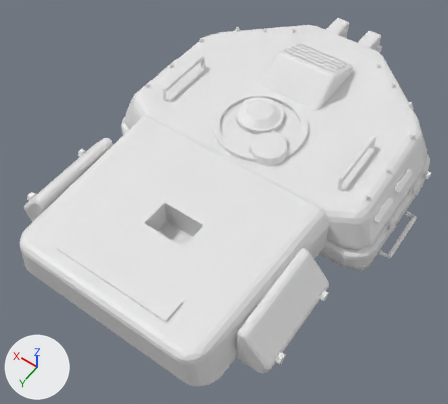
The OBJ model Assets/Resources/Models/Thunder_M0/turret.obj, before and after one commit.
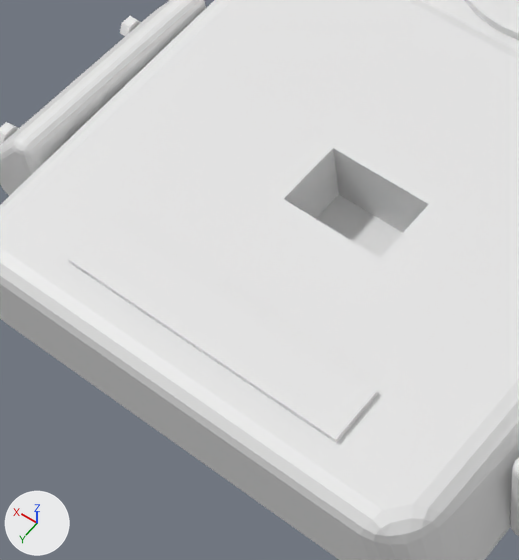
There are two pictures of each version: one whole from a camera (50 mm lens) standing at (-0.843, 1.592, 1.992) and looking at (0.008, 0.401, 0.121), one close up on the part from 6% to 54% of the width and 35% to 92% of the height. Arrows for +X, +Y and +Z are at lower left; the lights stay in place. The first two pictures are the older version. Where no turn or scale is listed for an object, it has been applied to the vertices.

The scene before the commit, as lines of its bpy script (objects in view):
```python
me_turret = bpy.data.meshes.new('turret')
me_turret.from_pydata(...)  # 7226 vertices, 14192 faces; spans x -0.62..0.62, y -0.61..1.08, z 0.0..0.44
ob_turret = bpy.data.objects.new('turret', me_turret)
ob_turret.location = (0.0, 0.0, 0.0)
```
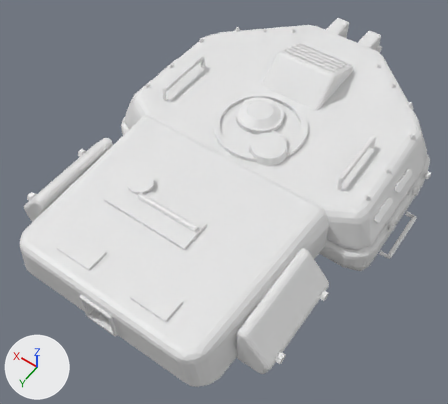
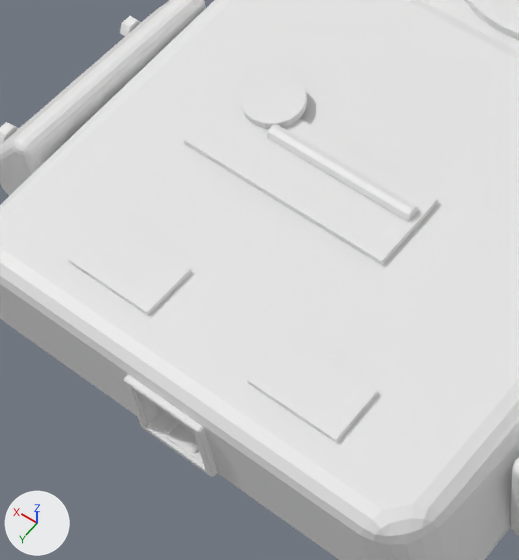
Boxes (x1, y1, x2, y2) around the edits, measured in the close-ups (519 x 560 px):
```json
{"part": 1, "of": "me_turret", "change": "added", "after": [241, 74, 307, 129]}
{"part": 2, "of": "me_turret", "change": "added", "after": [184, 85, 438, 265]}
{"part": 3, "of": "me_turret", "change": "added", "after": [267, 124, 418, 221]}
{"part": 4, "of": "me_turret", "change": "added", "after": [124, 375, 217, 477]}
{"part": 5, "of": "me_turret", "change": "added", "after": [191, 443, 199, 453]}
{"part": 6, "of": "me_turret", "change": "added", "after": [165, 419, 180, 434]}
{"part": 7, "of": "me_turret", "change": "added", "after": [135, 391, 204, 464]}
{"part": 8, "of": "me_turret", "change": "cut back", "before": [0, 236, 374, 491], "after": [0, 236, 374, 491]}
{"part": 9, "of": "me_turret", "change": "built on", "before": [284, 148, 429, 258]}
```

The change, as JSON lines over the scene's bpy script:
```json
{"block": "me_turret", "where": "# used by ob_turret; location = (0.0, 0.0, 0.0)"}
{"op": "remove", "block": "me_turret", "code": "me_turret.from_pydata(...)  # 7226 vertices, 14192 faces; spans x -0.62..0.62, y -0.61..1.08, z 0.0..0.44"}
{"op": "add", "block": "me_turret", "code": "me_turret.from_pydata(...)  # 7593 vertices, 14862 faces; spans x -0.62..0.62, y -0.61..1.08, z 0.0..0.44"}
{"block": "me_turret", "change": "me_turret part 1: a new loose piece of 66 vertices spanning x 0.12..0.22, y 0.62..0.7, z 0.37..0.38"}
{"block": "me_turret", "change": "me_turret part 2: a new loose piece of 63 vertices spanning x -0.11..0.23, y 0.66..0.78, z 0.36..0.37"}
{"block": "me_turret", "change": "me_turret part 3: a new loose piece of 54 vertices spanning x -0.1..0.14, y 0.69..0.71, z 0.36..0.38"}
{"block": "me_turret", "change": "me_turret part 4: a new loose piece of 32 vertices spanning x -0.06..0.06, y 1.07..1.08, z 0.2..0.32"}
{"block": "me_turret", "change": "me_turret part 5: a new loose piece of 24 vertices spanning x -0.03..-0.02, y 0.9..1.08, z 0.21"}
{"block": "me_turret", "change": "me_turret part 6: a new loose piece of 24 vertices spanning x 0.02..0.03, y 0.9..1.08, z 0.21"}
{"block": "me_turret", "change": "me_turret part 7: a new loose piece of 16 vertices spanning x -0.06..0.06, y 0.89..1.08, z 0.2..0.32"}
{"block": "me_turret", "change": "me_turret part 8"}
{"block": "me_turret", "change": "29 vertices are removed from x -0.05..0.05, y 0.93..1.08, z 0.21..0.36"}
{"block": "me_turret", "change": "118 faces are deleted"}
{"block": "me_turret", "change": "3 vertices move from x -0.05..0.05, y 0.94..1.08, z 0.25..0.35 to x -0.08..0.06, y 0.95..1.08, z 0.24..0.35"}
{"block": "me_turret", "change": "121 vertices are added at x -0.08..0.08, y 0.93..1.08, z 0.2..0.36"}
{"block": "me_turret", "change": "262 new faces join them"}
{"block": "me_turret", "change": "me_turret part 9"}
{"block": "me_turret", "change": "4 vertices are removed from x -0.1..0.06, y 0.67..0.77, z 0.25"}
{"block": "me_turret", "change": "10 faces are deleted"}
{"block": "me_turret", "change": "2 new faces join them"}
```
